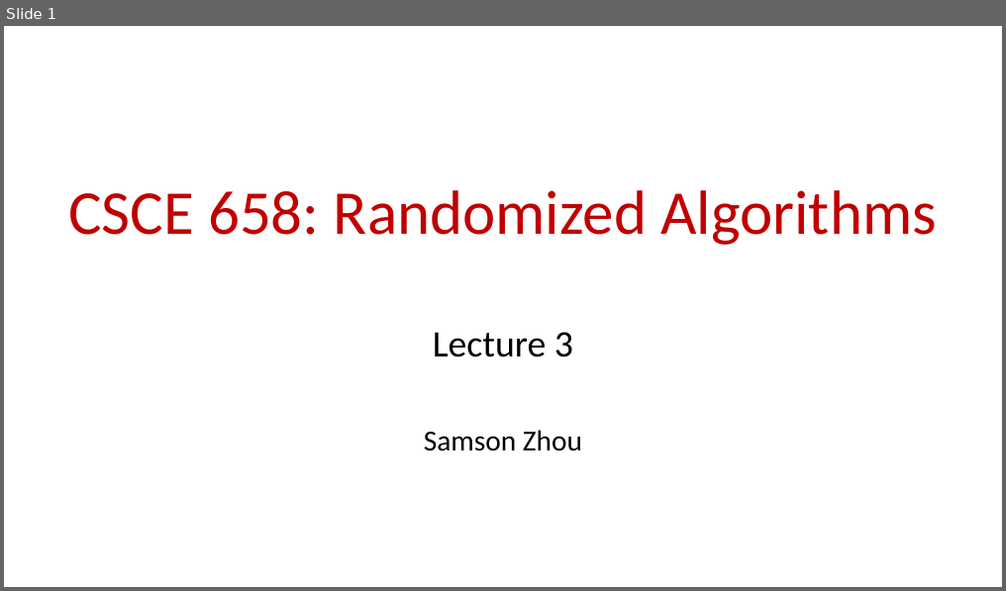
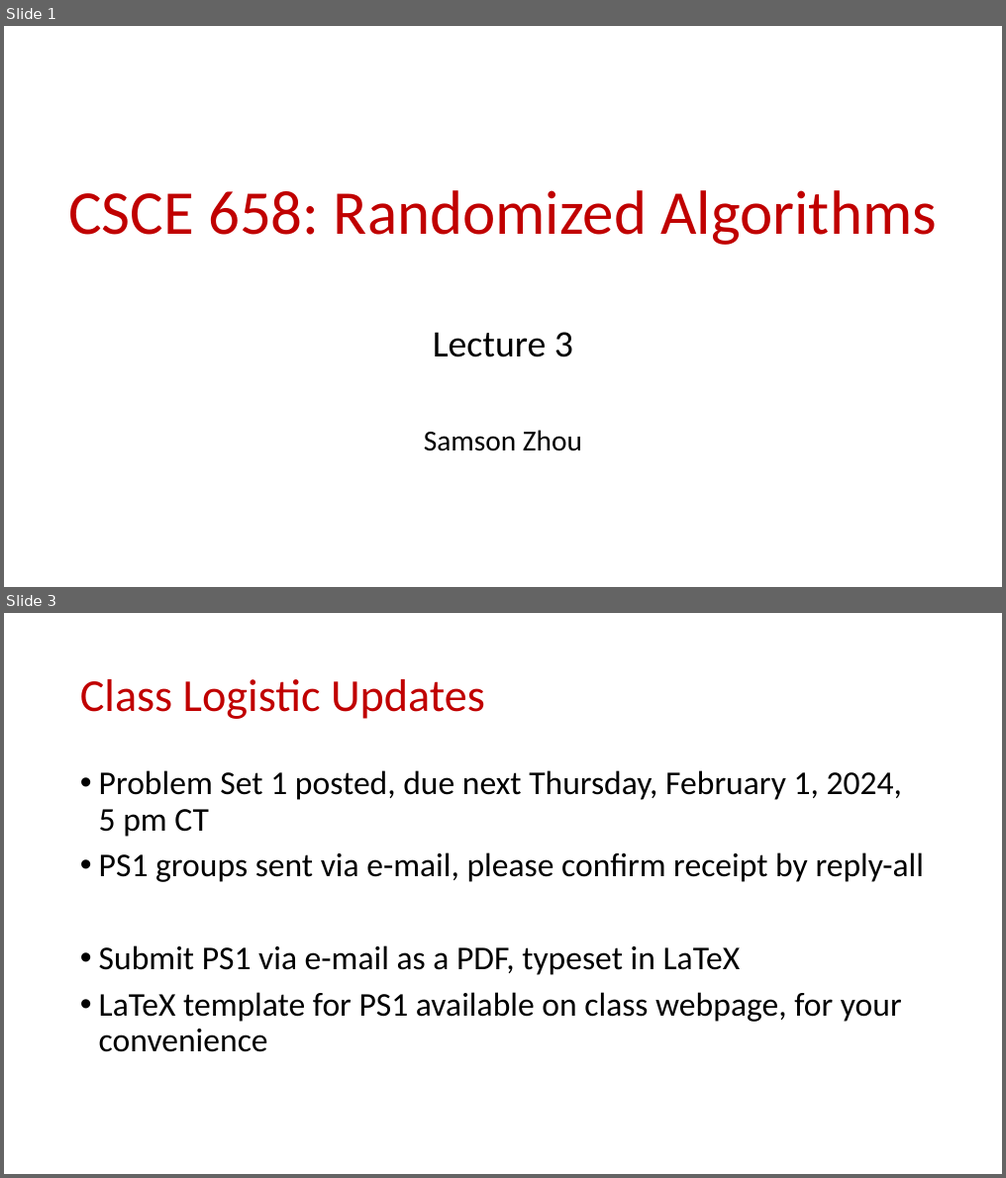
Before and after one commit to samsonzhou/samsonzhou.github.io, a slide deck: CSCE658-S24/L3.pptx. Shown one above the other, each under a label of ours: slide 1 before the commit, slides 1 and 3 after it; the slides between them are not shown. The pictures are 1006x591 and 1006x1178 pixels, drawn with LibreOffice and Linux fonts; fonts in the diff are those of the drawing. Boxes give left, top, right and bottom in pixels: in the first picture for what was removed or moved away, otherwise in the second. Text is boxed around its words. In the diff, an @@ line names an element or a change of style, - is before the commit and + after.

```diff
--- a/CSCE658-S24/L3.pptx
+++ b/CSCE658-S24/L3.pptx
@@ slide 3 added at bbox=[4, 613, 1002, 1174], background #FFFFFF @@
@@ title added at bbox=[80, 679, 485, 719], 44 pt, text #C00000 @@
+Class Logistic Updates
@@ text added at bbox=[99, 770, 925, 1053], 32 pt, text #000000 @@
+• Problem Set 1 posted, due next Thursday, February 1, 2024, 5 pm CT
+• PS1 groups sent via e-mail, please confirm receipt by reply-all
+• Submit PS1 via e-mail as a PDF, typeset in LaTeX
+• LaTeX template for PS1 available on class webpage, for your convenience
```
Also in this commit, not shown: 41 other slides added.
